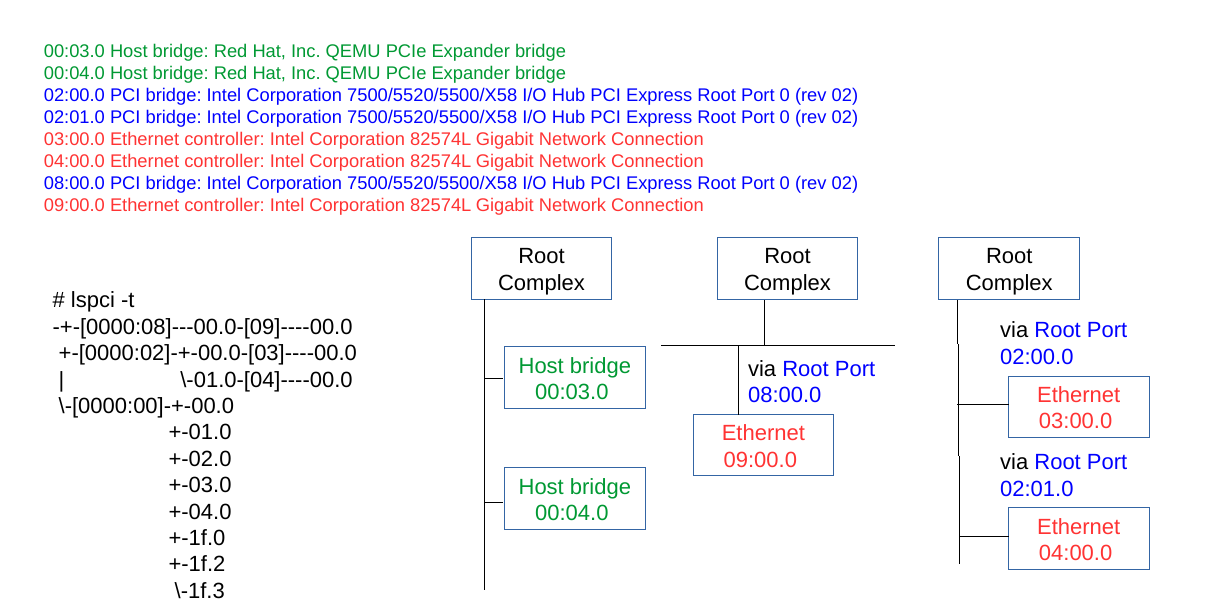
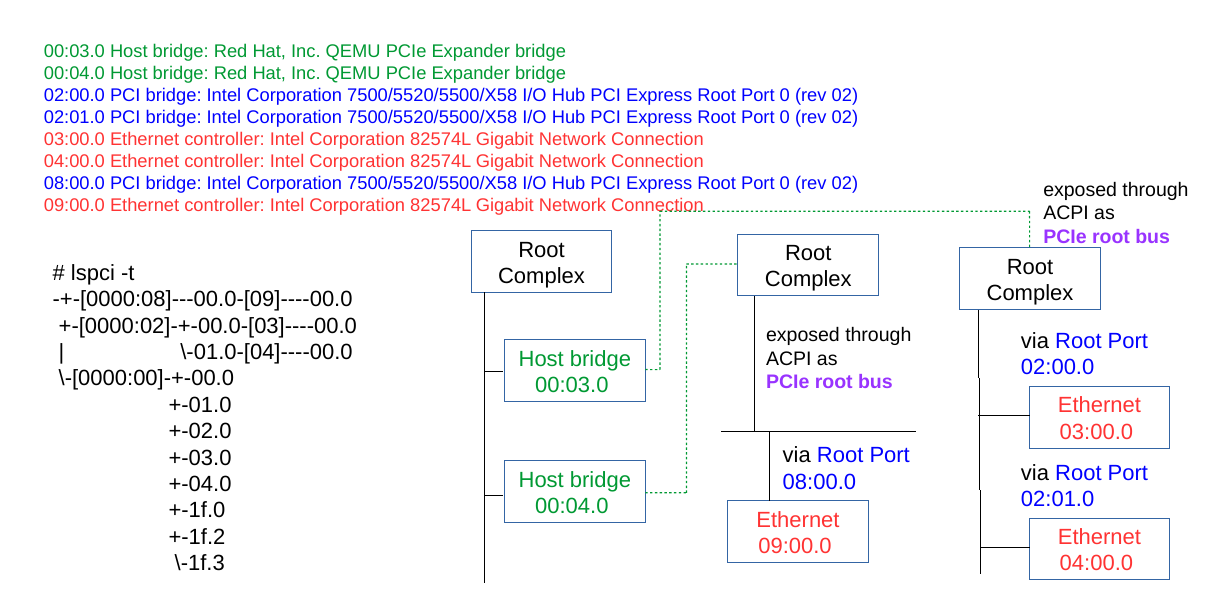
Before and after one commit to finallyjustice/qemu-tutorial, a slide deck: slide 1 of figures/root-complex.odp. Drawn at 1232x616 pixels with LibreOffice and Linux fonts; fonts in the diff are those of the drawing. Boxes give left, top, right and bottom in pixels: in the first picture for what was removed or moved away, otherwise in the second. Text is boxed around its words. In the diff, an @@ line names an element or a change of style, - is before the commit and + after.

Commit message:
polish pcei and pci root bus

```diff
--- a/figures/root-complex.odp
+++ b/figures/root-complex.odp
@@ text added at [1043,181,1188,243], 16 pt, text #000000 @@
+exposed through
+ACPI as
+PCIe root bus
@@ line added from (660, 370) to (660, 211), #009933 0.99 pt @@
@@ line added from (660, 211) to (1030, 211), #009933 0.99 pt @@
@@ rectangle "Root": place and size @@
-rectangle "Root" at [717,238,858,299]
+rectangle "Root" at [738,234,879,296]
@@ line added from (1030, 211) to (1030, 248), #009933 0.99 pt @@
@@ text "# lspci -t": place and size @@
-text "# lspci -t" at [53,291,357,599]
+text "# lspci -t" at [53,264,357,571]
@@ line added from (686, 493) to (686, 264), #009933 0.99 pt @@
@@ line added from (686, 264) to (738, 264), #009933 0.99 pt @@
@@ line moved from (765, 299) - (765, 345) to (754, 296) - (754, 432) @@
@@ text added at [766,326,911,388], 16 pt, text #000000 @@
+exposed through
+ACPI as
+PCIe root bus
@@ 3 rectangles, 3 lines: place and size @@
-3 rectangles, 3 lines at [471,238,645,590]
+3 rectangles, 3 lines at [471,231,645,583]
@@ line added from (645, 370) to (660, 370), #009933 0.99 pt @@
@@ 3 rectangles, 3 lines, 2 texts: place and size @@
-3 rectangles, 3 lines, 2 texts at [939,238,1149,569]
+3 rectangles, 3 lines, 2 texts at [960,248,1170,580]
@@ line moved from (661, 345) - (894, 345) to (722, 432) - (915, 432) @@
@@ line moved from (738, 345) - (738, 414) to (770, 432) - (770, 501) @@
@@ text "via Root Port": place and size @@
-text "via Root Port" at [748,360,875,403]
+text "via Root Port" at [783,446,910,490]
@@ line added from (645, 493) to (686, 493), #009933 0.99 pt @@
@@ rectangle "Ethernet": place and size @@
-rectangle "Ethernet" at [693,414,834,476]
+rectangle "Ethernet" at [728,501,869,562]
```
Also in this commit, not shown: 4 other files.
